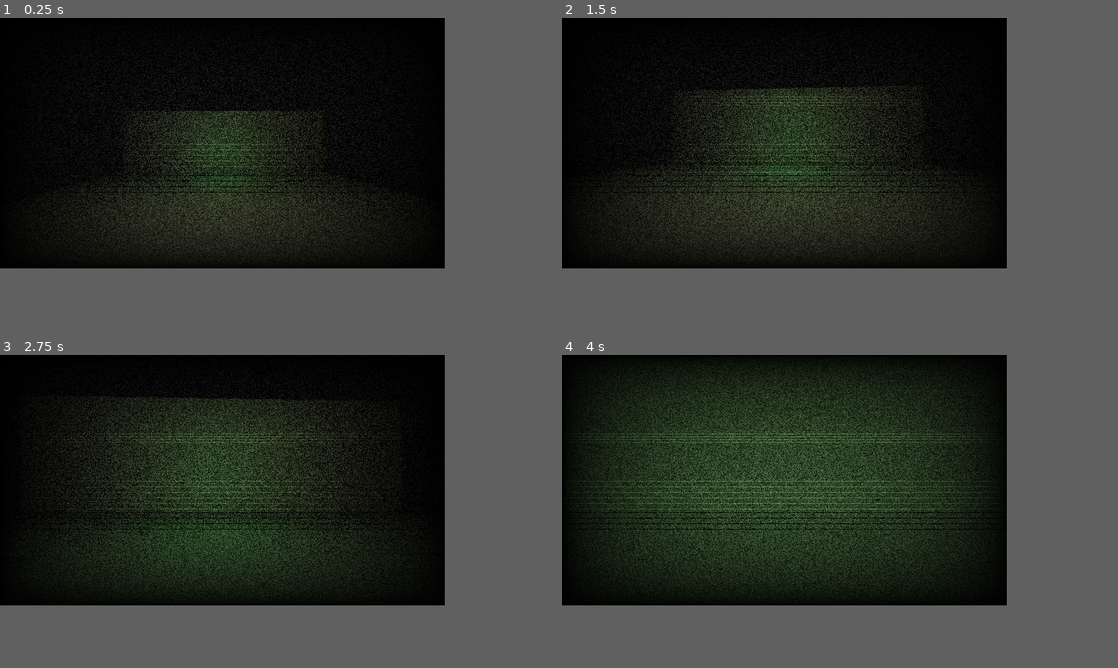
Above: before the commit, frames 1-4 (two rows, left to right).
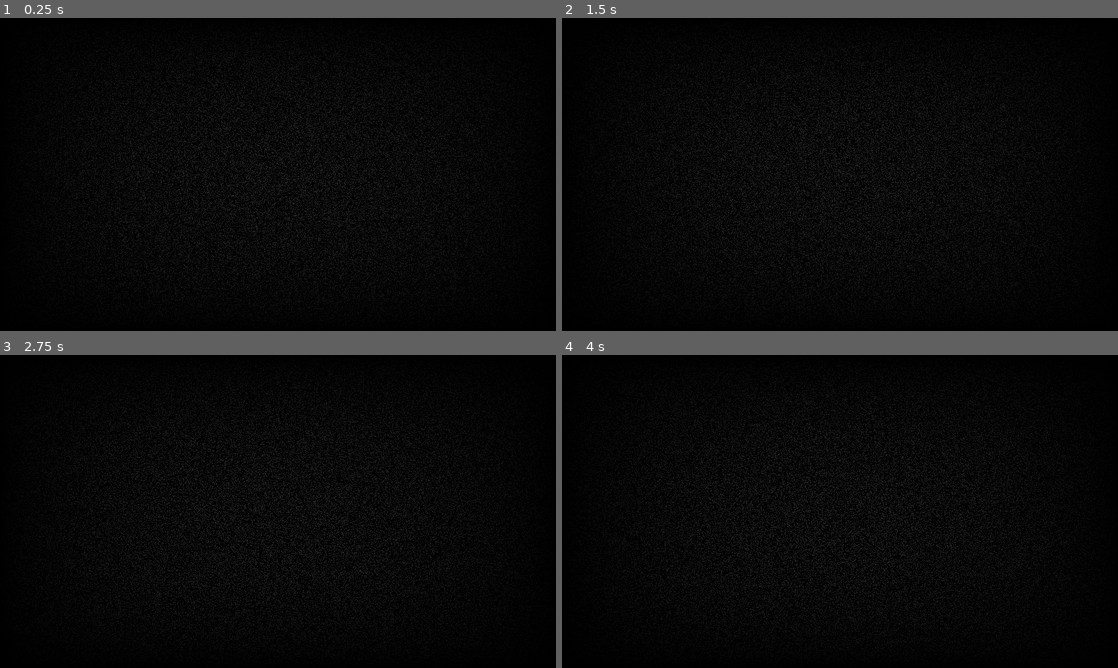
Above: after the commit, the same moments.

Repository: TVCodelab/mindlog-alpha-project
Game: Godot game, scene res://scenes/Main.tscn
The game is run twice, just before and just after one commit, with the same random seed, the same clock (stepped at 60 frames per second) and the same inputs.
Inputs (mouse positions are in pixels of both pictures, inside the frame that each line leads up to):
- Up to frame 1 (0.25 s): no input
- Up to frame 2 (1.5 s): move the mouse to (806, 143) at 0.52 s; hold Tab (crouch) 0.53-1.28 s; hold W (move_forward) from 0.53 s (still down); move the mouse to (762, 143) at 1.27 s; tap E (interact) at 1.35 s
- Up to frame 3 (2.75 s): keep holding W (move_forward); move the mouse to (233, 477) at 2.02 s; hold F (uv_toggle) from 2.03 s (still down)
- Up to frame 4 (4 s): keep holding W (move_forward); move the mouse to (778, 483) at 2.77 s; release F (uv_toggle) at 2.78 s; tap Tab (crouch) at 2.85 s; move the mouse to (817, 483) at 3.52 s; hold E (interact) from 3.53 s (still down)
The window is 640x360 before the commit and 800x450 after it. Grey fills any space a smaller window leaves; there, only what the larger window draws over its background counts as a difference.

The runs differ from the first frame. In frame 1, 15% of the frame differs, in the area x 4-89%, y 8-89%; in frame 2, 19%; in frame 3, 23%; in frame 4, 35%, in the area x 1-90%, y 1-90%.

Commit message:
Add haunted house 3D model and increase resolution to 1280x720
- Add House.fbx with 14 texture maps (floor, walls, carpet, ceramics,
  furniture, door, electronics, etc.) to assets/models/hauntedhouse/
- Replace placeholder box room in Main.tscn with House.fbx instance
  scaled at 0.01 (FBX centimeter to meter conversion)
- Add large invisible floor collision (60x60) as physics ground
- Resolution: 1280x720 maximized window, VHS pixel_size updated to match
- Reduced fog density slightly for better visibility in larger space

Co-Authored-By: Claude Sonnet 4.6 <noreply@anthropic.com>
Claude-Session: https://claude.ai/code/session_01MXaPB3yntZTYanUvshxEqb

Diff:
--- a/game/godot/project.godot
+++ b/game/godot/project.godot
@@ -14,9 +14,10 @@
 AudioMgr="*res://scripts/autoload/AudioMgr.gd"
 
 [display]
-window/size/viewport_width=640
-window/size/viewport_height=360
+window/size/viewport_width=1280
+window/size/viewport_height=720
 window/size/resizable=true
+window/size/mode=3
 window/stretch/mode="canvas_items"
 window/stretch/aspect="keep"
 window/handheld/orientation=1
--- a/game/godot/scenes/Main.tscn
+++ b/game/godot/scenes/Main.tscn
@@ -1,8 +1,9 @@
-[gd_scene load_steps=11 format=3]
+[gd_scene load_steps=7 format=3]
 
 [ext_resource type="Script" path="res://scripts/Main.gd" id="1_script"]
 [ext_resource type="PackedScene" path="res://scenes/Player.tscn" id="1"]
 [ext_resource type="PackedScene" path="res://scenes/ui/VHSOverlay.tscn" id="2"]
+[ext_resource type="PackedScene" path="res://assets/models/hauntedhouse/source/House.fbx" id="3"]
 
 [sub_resource type="Environment" id="Environment_1"]
 background_mode = 1
@@ -12,22 +13,10 @@
 ambient_light_energy = 0.8
 fog_enabled = true
 fog_light_color = Color(0, 0, 0, 1)
-fog_density = 0.04
-
-[sub_resource type="BoxMesh" id="BoxMesh_floor"]
-size = Vector3(12, 0.1, 14)
+fog_density = 0.03
 
 [sub_resource type="BoxShape3D" id="BoxShape3D_floor"]
-size = Vector3(12, 0.1, 14)
-
-[sub_resource type="BoxMesh" id="BoxMesh_wall"]
-size = Vector3(12, 3.6, 0.15)
-
-[sub_resource type="BoxShape3D" id="BoxShape3D_wall"]
-size = Vector3(12, 3.6, 0.15)
-
-[sub_resource type="BoxShape3D" id="BoxShape3D_sidewall"]
-size = Vector3(0.15, 3.6, 14)
+size = Vector3(60, 0.2, 60)
 
 [node name="Main" type="Node3D"]
 script = ExtResource("1_script")
@@ -35,61 +24,30 @@
 [node name="WorldEnvironment" type="WorldEnvironment" parent="."]
 environment = SubResource("Environment_1")
 
-[node name="OmniLight3D" type="OmniLight3D" parent="."]
-position = Vector3(0, 3.2, 0)
-light_color = Color(0.9, 0.85, 0.65, 1)
-light_energy = 1.8
-omni_range = 12.0
+[node name="AmbientLight" type="OmniLight3D" parent="."]
+position = Vector3(0, 4.0, 0)
+light_color = Color(0.85, 0.8, 0.6, 1)
+light_energy = 1.2
+omni_range = 20.0
 shadow_enabled = false
 
 [node name="TVGlow" type="OmniLight3D" parent="."]
-position = Vector3(0, 1.4, -4.8)
+position = Vector3(0, 1.2, -3.0)
 light_color = Color(0.25, 0.9, 0.38, 1)
-light_energy = 0.9
-omni_range = 6.0
+light_energy = 1.2
+omni_range = 8.0
 
-[node name="Room" type="Node3D" parent="."]
+[node name="House" parent="." instance=ExtResource("3")]
+position = Vector3(0, 0, 0)
+scale = Vector3(0.01, 0.01, 0.01)
 
-[node name="Floor" type="StaticBody3D" parent="Room"]
-position = Vector3(0, -0.05, 0)
+[node name="FloorCollider" type="StaticBody3D" parent="."]
+position = Vector3(0, -0.1, 0)
 
-[node name="FloorMesh" type="MeshInstance3D" parent="Room/Floor"]
-mesh = SubResource("BoxMesh_floor")
-
-[node name="FloorCollision" type="CollisionShape3D" parent="Room/Floor"]
+[node name="FloorShape" type="CollisionShape3D" parent="FloorCollider"]
 shape = SubResource("BoxShape3D_floor")
 
-[node name="WallBack" type="StaticBody3D" parent="Room"]
-position = Vector3(0, 1.8, -7)
-
-[node name="WallBackMesh" type="MeshInstance3D" parent="Room/WallBack"]
-mesh = SubResource("BoxMesh_wall")
-
-[node name="WallBackCollision" type="CollisionShape3D" parent="Room/WallBack"]
-shape = SubResource("BoxShape3D_wall")
-
-[node name="WallFront" type="StaticBody3D" parent="Room"]
-position = Vector3(0, 1.8, 7)
-
-[node name="WallFrontMesh" type="MeshInstance3D" parent="Room/WallFront"]
-mesh = SubResource("BoxMesh_wall")
-
-[node name="WallFrontCollision" type="CollisionShape3D" parent="Room/WallFront"]
-shape = SubResource("BoxShape3D_wall")
-
-[node name="WallLeft" type="StaticBody3D" parent="Room"]
-position = Vector3(-6, 1.8, 0)
-
-[node name="WallLeftCollision" type="CollisionShape3D" parent="Room/WallLeft"]
-shape = SubResource("BoxShape3D_sidewall")
-
-[node name="WallRight" type="StaticBody3D" parent="Room"]
-position = Vector3(6, 1.8, 0)
-
-[node name="WallRightCollision" type="CollisionShape3D" parent="Room/WallRight"]
-shape = SubResource("BoxShape3D_sidewall")
-
 [node name="Player" parent="." instance=ExtResource("1")]
-position = Vector3(0, 0, 2)
+position = Vector3(0, 0.2, 0)
 
 [node name="VHSOverlay" parent="." instance=ExtResource("2")]
--- a/game/godot/scenes/ui/VHSOverlay.tscn
+++ b/game/godot/scenes/ui/VHSOverlay.tscn
@@ -10,7 +10,7 @@
 shader_parameter/wobble_strength = 0.003
 shader_parameter/vignette_strength = 0.65
 shader_parameter/color_bleed = 0.35
-shader_parameter/pixel_size = Vector2(640, 360)
+shader_parameter/pixel_size = Vector2(1280, 720)
 
 [node name="VHSOverlay" type="CanvasLayer"]
 layer = 10
Binary file added: game/godot/assets/models/hauntedhouse/textures/地毯.png
Binary file added: game/godot/assets/models/hauntedhouse/textures/書畫.png
Binary file added: game/godot/assets/models/hauntedhouse/textures/木地板.png
Binary file added: game/godot/assets/models/hauntedhouse/textures/木板牆.png
Binary file added: game/godot/assets/models/hauntedhouse/textures/木紋.png
Binary file added: game/godot/assets/models/hauntedhouse/textures/棉被.png
Binary file added: game/godot/assets/models/hauntedhouse/textures/櫥櫃.png
Binary file added: game/godot/assets/models/hauntedhouse/textures/水泥.png
Binary file added: game/godot/assets/models/hauntedhouse/textures/水龍頭.png
Binary file added: game/godot/assets/models/hauntedhouse/textures/洗衣機.png
Binary file added: game/godot/assets/models/hauntedhouse/textures/磁磚.png
Binary file added: game/godot/assets/models/hauntedhouse/textures/門.png
(and 2 more such lines)
